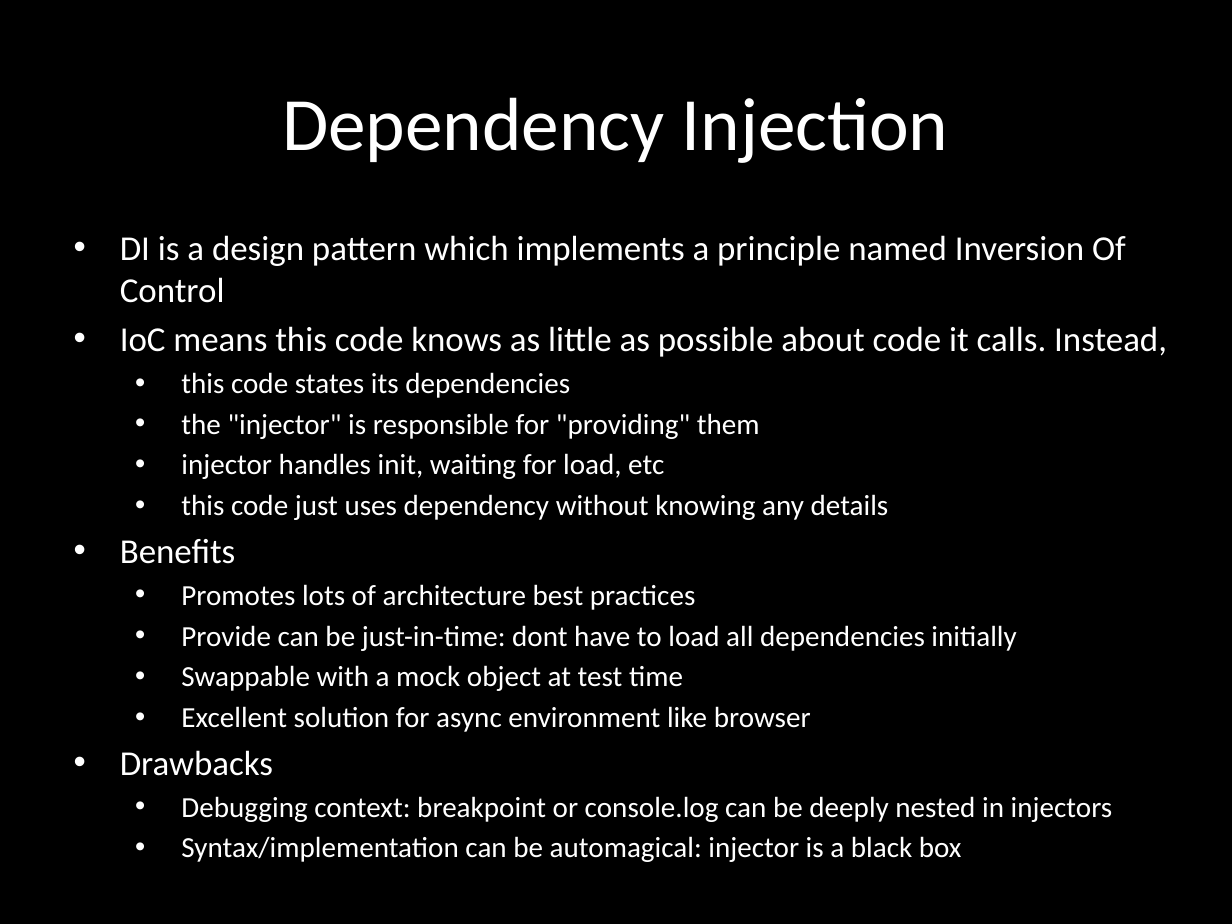
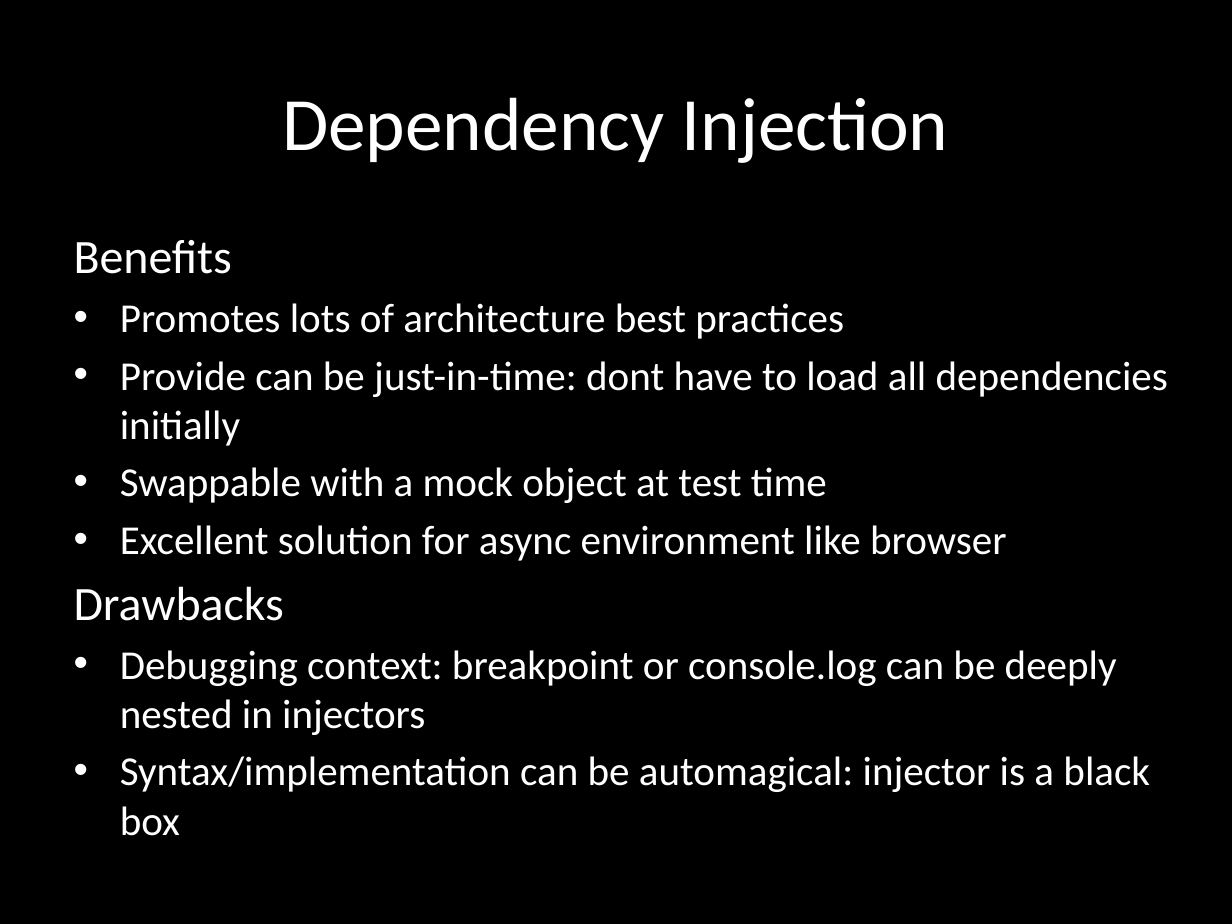
Before and after one commit to eliasjames/training-angular, a slide deck: slide 15 of slides/Angular Slides Day 2.pptx (slide 11 before the commit). Drawn at 1232x924 pixels with LibreOffice and Linux fonts; fonts in the diff are those of the drawing. Boxes give left, top, right and bottom in pixels: in the first picture for what was removed or moved away, otherwise in the second. Text is boxed around its words. In the diff, an @@ line names an element or a change of style, - is before the commit and + after.

```diff
--- a/slides/Angular Slides Day 2.pptx
+++ b/slides/Angular Slides Day 2.pptx
@@ subtitle "Benefits" at [74, 240, 1168, 836]: size 20.4 to 28 pt in "Benefits", "Drawbacks"; size 17 to 24 pt; bullet • to none; more space between paragraphs; list level 2 to 1 in "Promotes lots of architecture best ..."; list level 2 to 1 in "Provide can be just-in-time: dont ..."; list level 2 to 1 in "Swappable with a mock object ..."; list level 2 to 1 in "Excellent solution for async environment ..."; list level 2 to 1 in "Debugging context: breakpoint or console.log ..."; list level 2 to 1 in "Syntax/implementation can be automagical: injector ..." @@
@@ subtitle at [120, 235, 1167, 520]: paragraphs removed @@
-• DI is a design pattern which implements a principle named Inversion Of Control
-• IoC means this code knows as little as possible about code it calls. Instead,
-  • this code states its dependencies
-  • the "injector" is responsible for "providing" them
-  • injector handles init, waiting for load, etc
-  • this code just uses dependency without knowing any details
```
Also in this commit, not shown: 8 other slides changed, 4 slides added, 1 slide removed, 1 other file.
